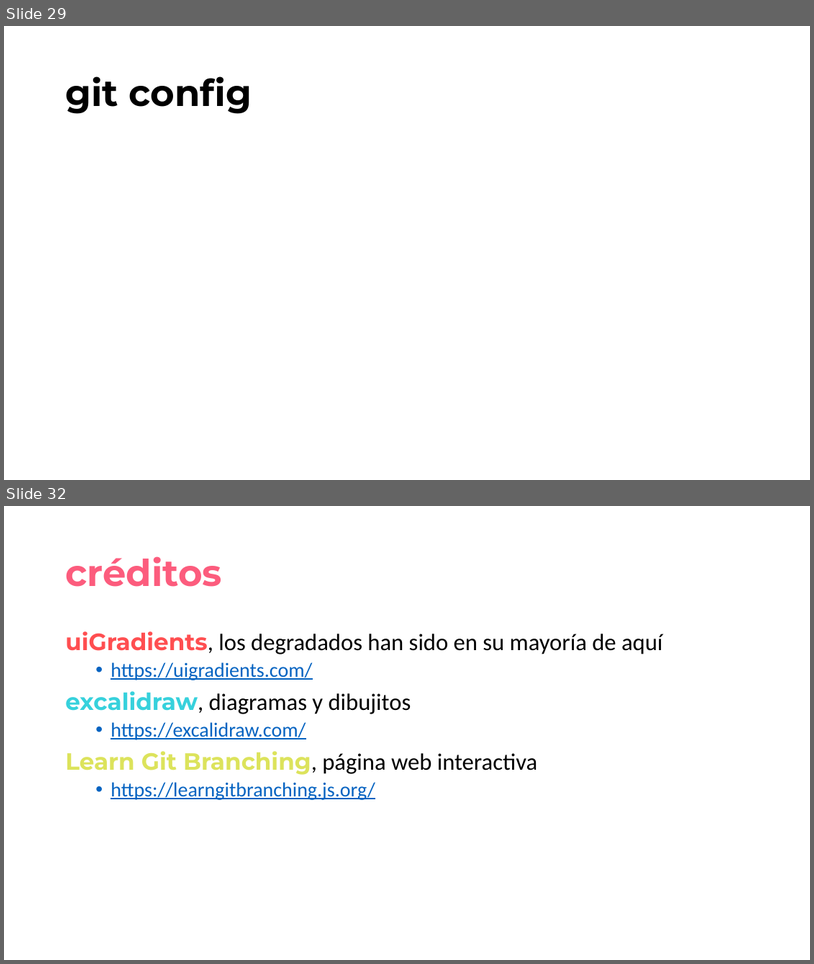
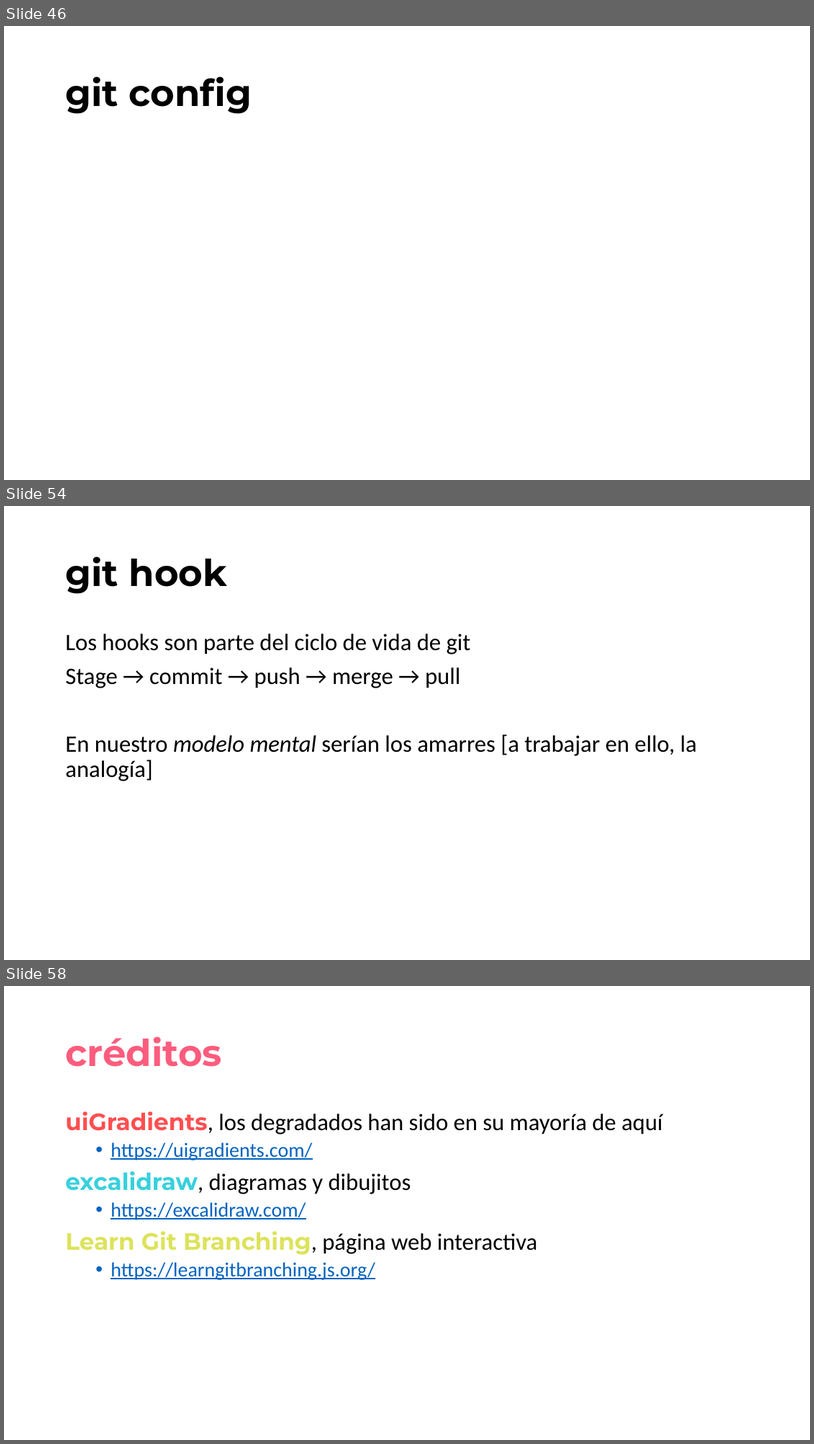
Before and after one commit to jofaval/talks-about, a slide deck: simplifying-git/fear-the-cli-no-more/simplifying-git-fear-the-cli-no-more.slides.es.pptx. Shown one above the other, each under a label of ours: slides 29 and 32 before the commit, slides 46, 54 and 58 after it; the slides between them are not shown. The pictures are 814x964 and 814x1444 pixels, drawn with LibreOffice and Linux fonts; fonts in the diff are those of the drawing. Boxes give left, top, right and bottom in pixels: in the first picture for what was removed or moved away, otherwise in the second. Text is boxed around its words. In the diff, an @@ line names an element or a change of style, - is before the commit and + after.

```diff
--- a/simplifying-git/fear-the-cli-no-more/simplifying-git-fear-the-cli-no-more.slides.es.pptx
+++ b/simplifying-git/fear-the-cli-no-more/simplifying-git-fear-the-cli-no-more.slides.es.pptx
@@ slide 54 added at [4, 506, 810, 960], background #FFFFFF @@
@@ title added at [65, 556, 228, 594], 44 pt, text #000000, bold @@
+git hook
@@ text added at [65, 633, 697, 781], 28 pt, text #000000 @@
+Los hooks son parte del ciclo de vida de git
+Stage → commit → push → merge → pull
+En nuestro modelo mental serían los amarres [a trabajar en ello, la analogía]
@@ what was slide 29 is now slide 46 @@
@@ what was slide 32 is now slide 58 @@
```
Also in this commit, not shown: 4 slides changed, 25 other slides added, 1 other file.
